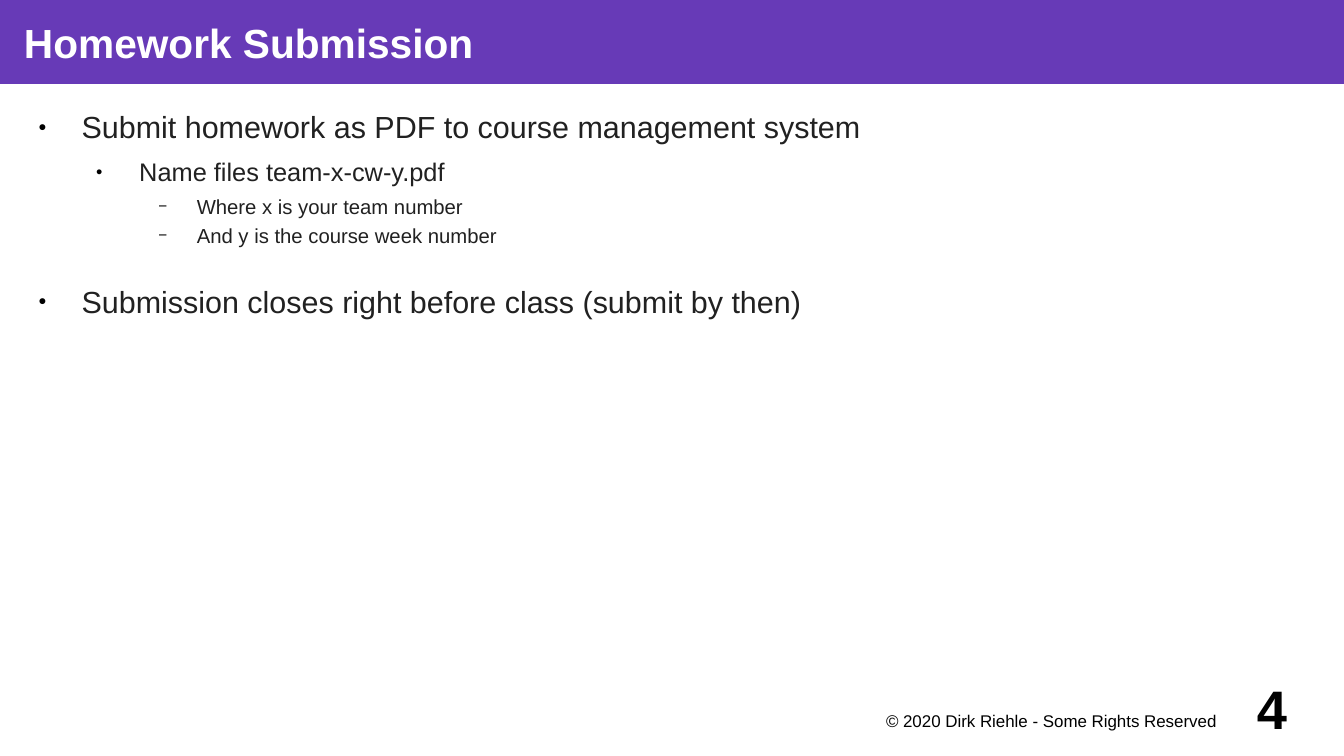
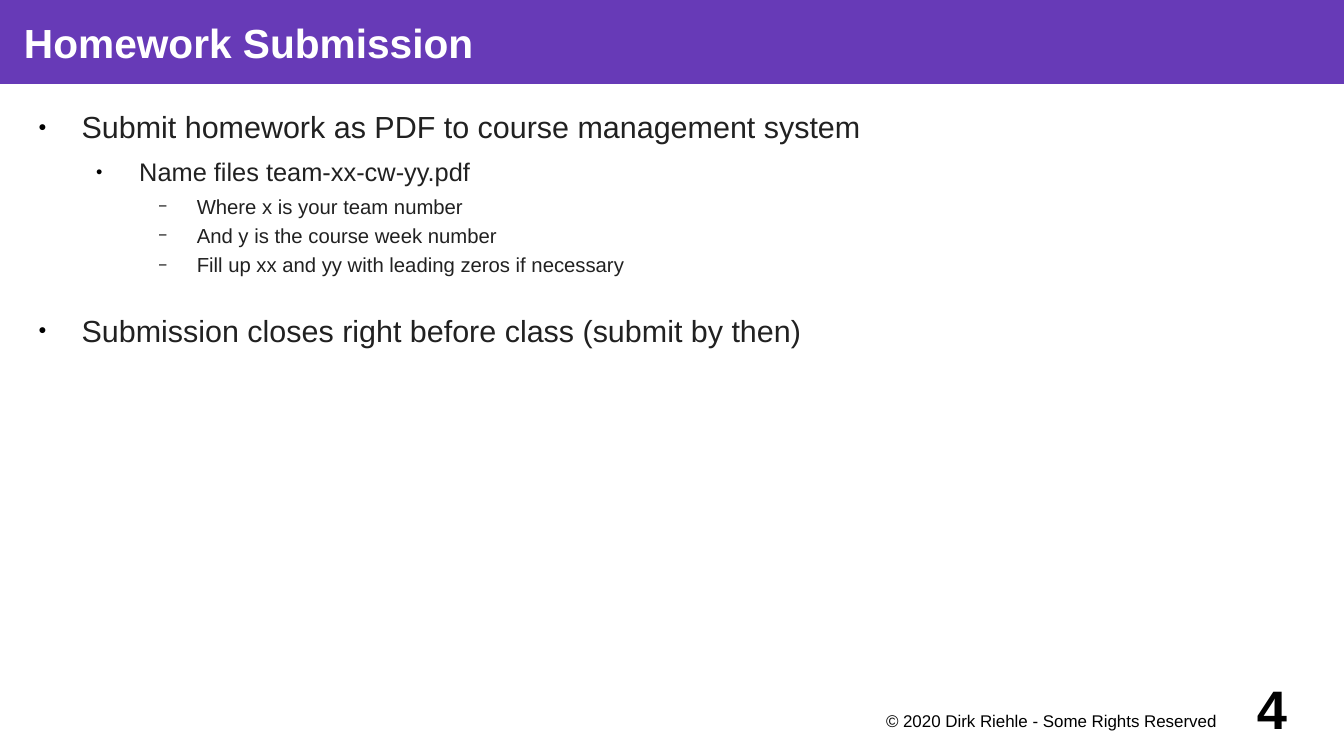
Before and after one commit to dirkriehle/coss-course, a slide deck: slide 4 of Lecture slides/COSS A02 - Course Homework.odp. Drawn at 1344x756 pixels with LibreOffice and Linux fonts; fonts in the diff are those of the drawing. Boxes give left, top, right and bottom in pixels: in the first picture for what was removed or moved away, otherwise in the second. Text is boxed around its words. In the diff, an @@ line names an element or a change of style, - is before the commit and + after.

```diff
--- a/Lecture slides/COSS A02 - Course Homework.odp
+++ b/Lecture slides/COSS A02 - Course Homework.odp
@@ text at bbox=[139, 162, 470, 187]: text changed @@
-  ● Name files team-x-cw-y.pdf
+  ● Name files team-xx-cw-yy.pdf
@@ text at bbox=[197, 257, 623, 277]: paragraph added @@
+    − Fill up xx and yy with leading zeros if necessary
```
Also in this commit, not shown: 4 other files.
